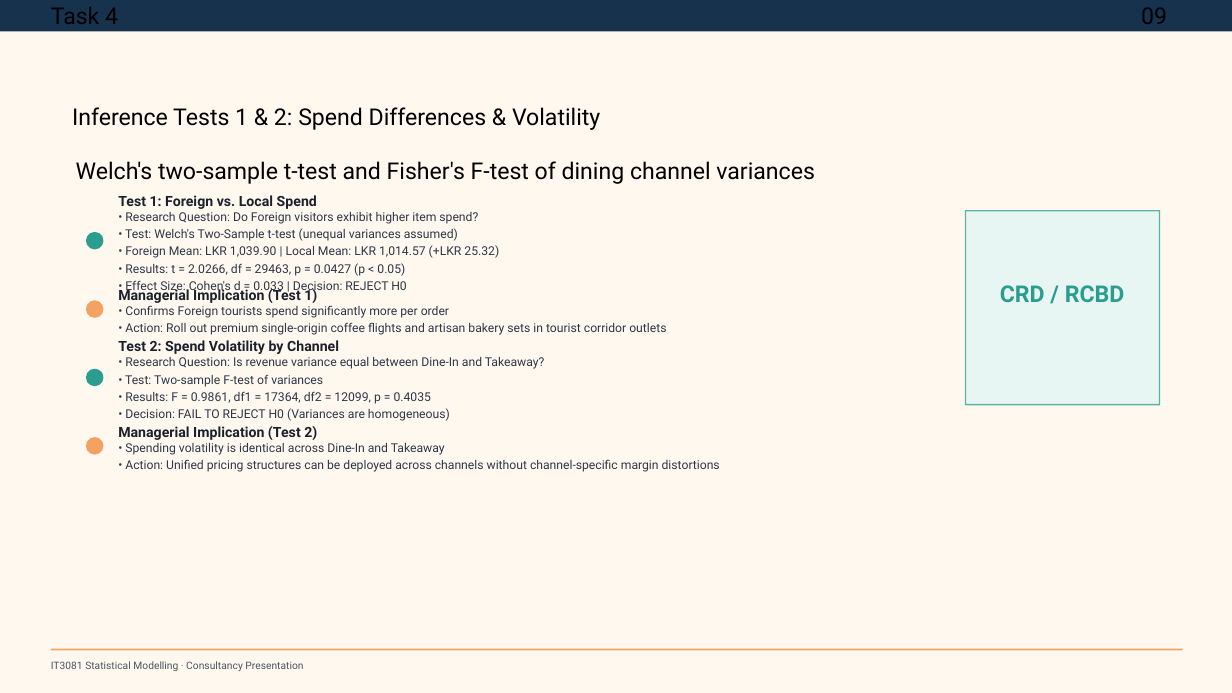
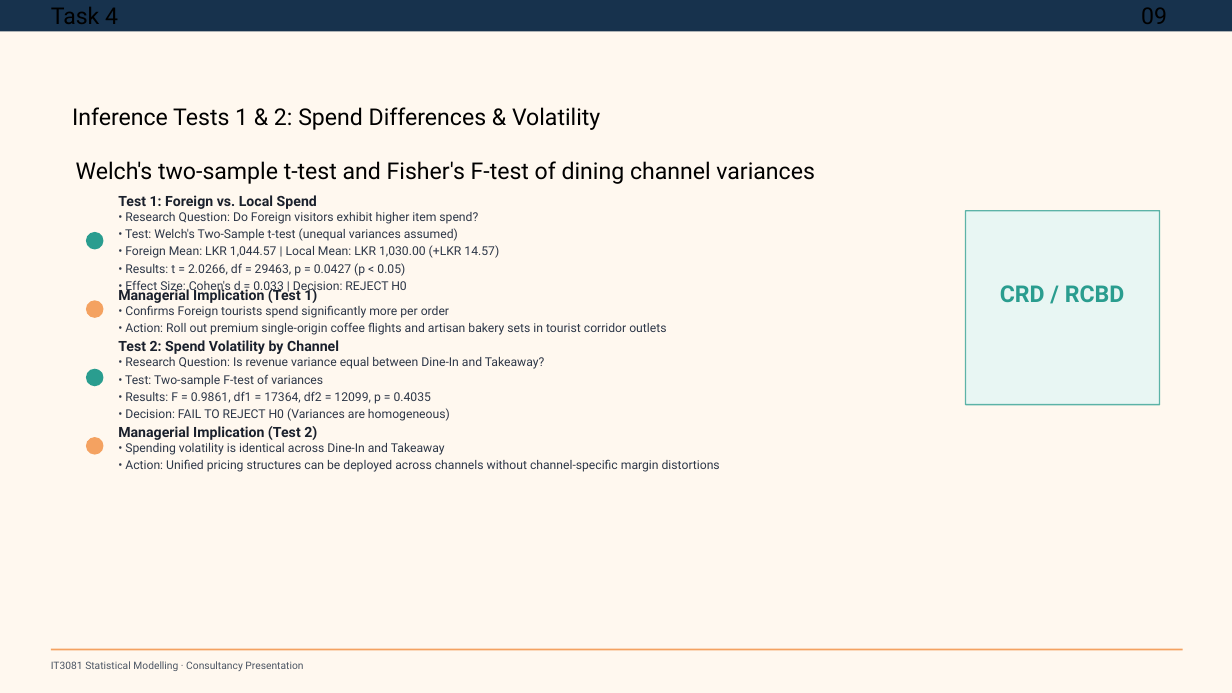
Before and after one commit to raninduwathsal/Uni-SM-Project, a slide deck: slide 9 of Courseweb Documents/Final_Consultancy_Presentation_BladeGen_Tech.pptx. Drawn at 1232x693 pixels with LibreOffice and Linux fonts; fonts in the diff are those of the drawing. Boxes give left, top, right and bottom in pixels: in the first picture for what was removed or moved away, otherwise in the second. Text is boxed around its words. In the diff, an @@ line names an element or a change of style, - is before the commit and + after.

```diff
--- a/Courseweb Documents/Final_Consultancy_Presentation_BladeGen_Tech.pptx
+++ b/Courseweb Documents/Final_Consultancy_Presentation_BladeGen_Tech.pptx
@@ text at <box>125,245,499,258</box>: text changed @@
-• Foreign Mean: LKR 1,039.90 | Local Mean: LKR 1,014.57 (+LKR 25.32)
+• Foreign Mean: LKR 1,044.57 | Local Mean: LKR 1,030.00 (+LKR 14.57)
```
Also in this commit, not shown: 1 other slide changed, 13 other files.
